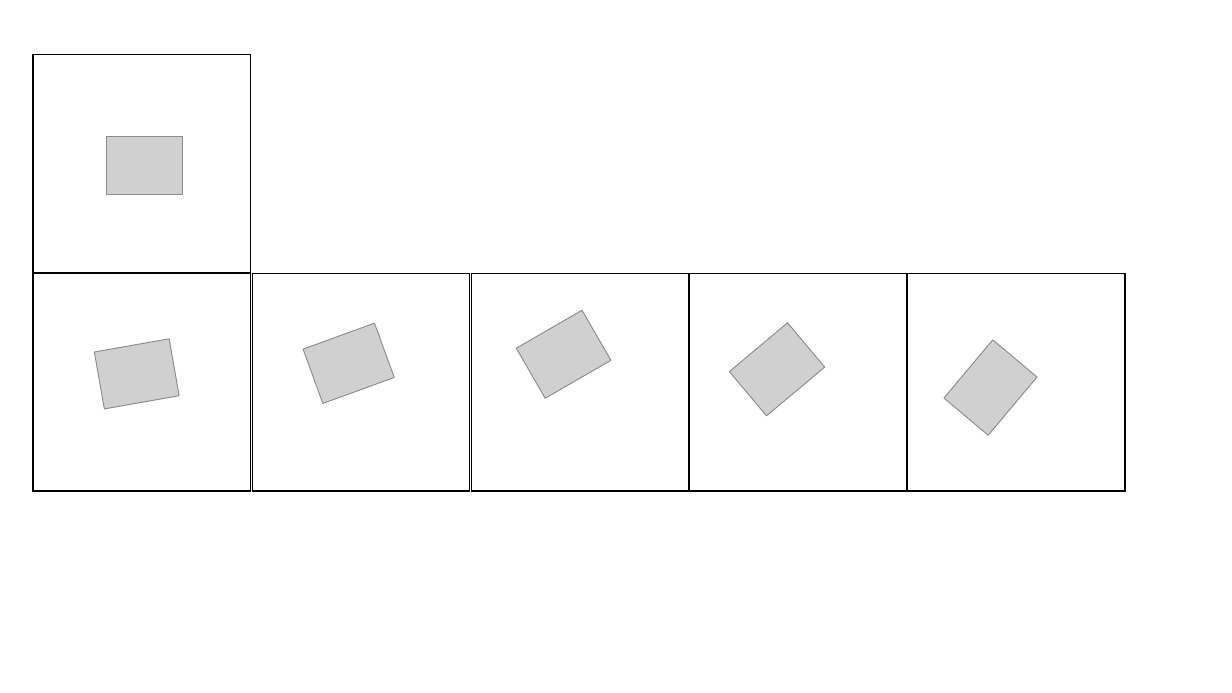
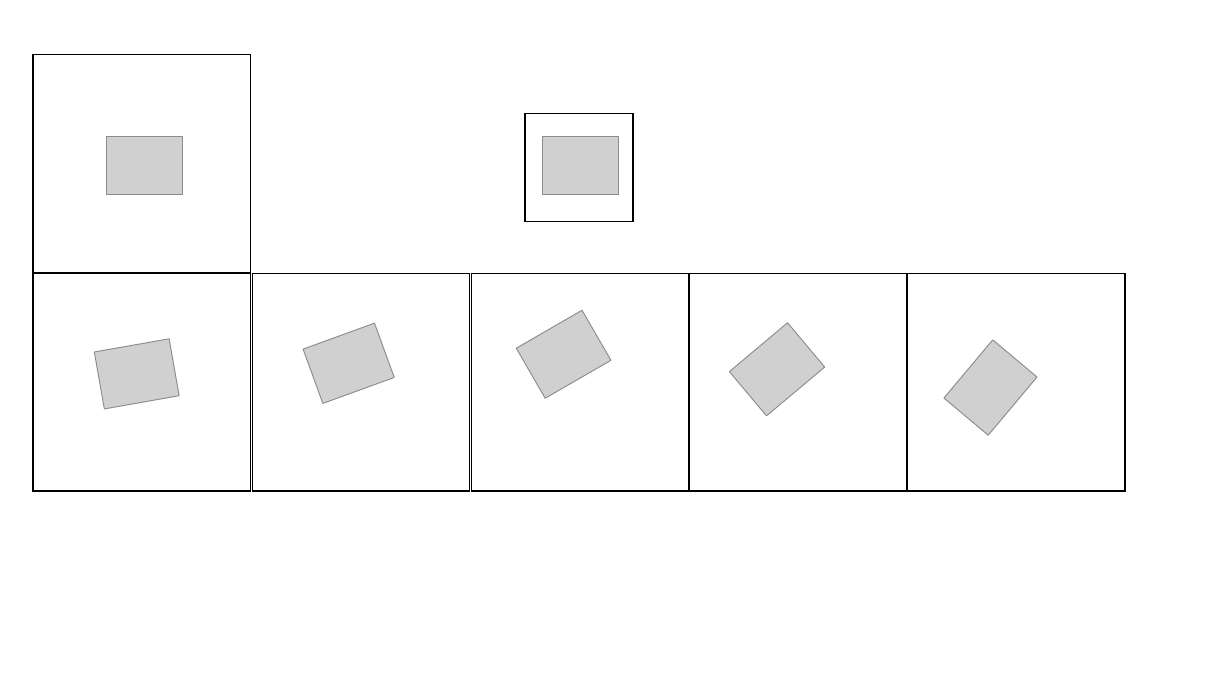
Before and after one commit to TT-3-14159265358979323846264338/towerdefense2, a slide deck: slide 2 of enemy.pptx. Drawn at 1232x693 pixels with LibreOffice and Linux fonts; fonts in the diff are those of the drawing; grey boxes stand for pictures. Boxes give left, top, right and bottom in pixels: in the first picture for what was removed or moved away, otherwise in the second. Text is boxed around its words. In the diff, an @@ line names an element or a change of style, - is before the commit and + after.

```diff
--- a/enemy.pptx
+++ b/enemy.pptx
@@ rectangle added at bbox=[525, 114, 633, 222], fill #FFFFFF, outline #000000 1 pt @@
@@ picture added at bbox=[543, 137, 618, 195] @@
```
Also in this commit, not shown: 1 other slide changed.
